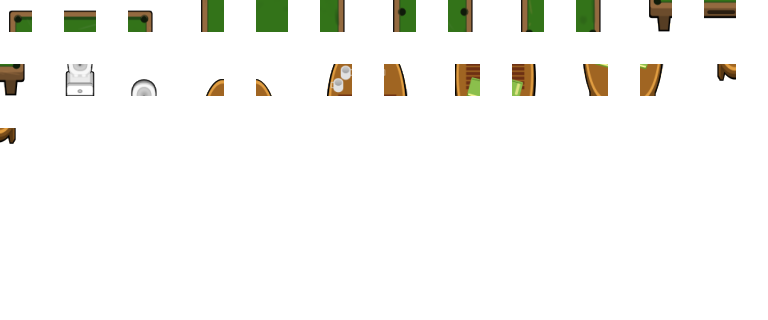
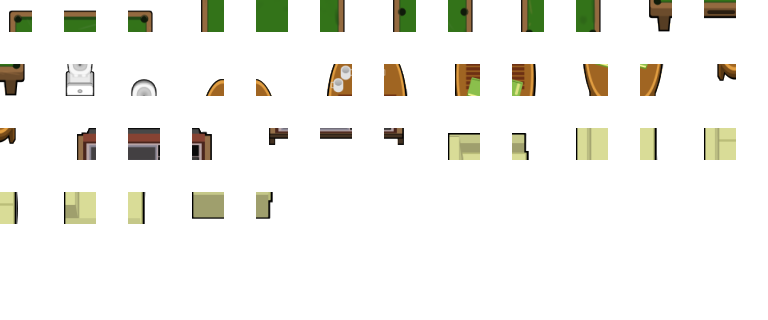
Two versions of the same layered image (768x320). Layer-by-layer changes:
added layer "yellow sofa 10" above "yellow sofa 9" over <box>256,192,273,219</box>
added layer "yellow sofa 9" above "yellow sofa 8" over <box>192,192,224,219</box>
added layer "yellow sofa 8" above "yellow sofa 7" over <box>128,192,146,224</box>
added layer "yellow sofa 7" above "yellow sofa 6" over <box>64,192,96,224</box>
added layer "yellow sofa 6" above "yellow sofa 5" over <box>0,192,18,224</box>
added layer "yellow sofa 5" above "yellow sofa 4" over <box>704,128,736,160</box>
added layer "yellow sofa 4" above "yellow sofa 3" over <box>640,128,658,160</box>
added layer "yellow sofa 3" above "yellow sofa 2" over <box>576,128,608,160</box>
added layer "yellow sofa 2" above "yellow sofa 1" over <box>512,133,529,160</box>
added layer "yellow sofa 1" above "tv 6" over <box>448,133,480,160</box>
added layer "tv 6" above "tv 5" over <box>384,128,404,145</box>
added layer "tv 5" above "tv 4" over <box>320,128,352,139</box>
added layer "tv 4" above "tv 3" over <box>269,128,288,145</box>
added layer "tv 3" above "tv 2" over <box>192,128,212,160</box>
added layer "tv 2" above "tv 1" over <box>128,128,160,160</box>
added layer "tv 1" above "ova desk 10" over <box>77,128,96,160</box>
